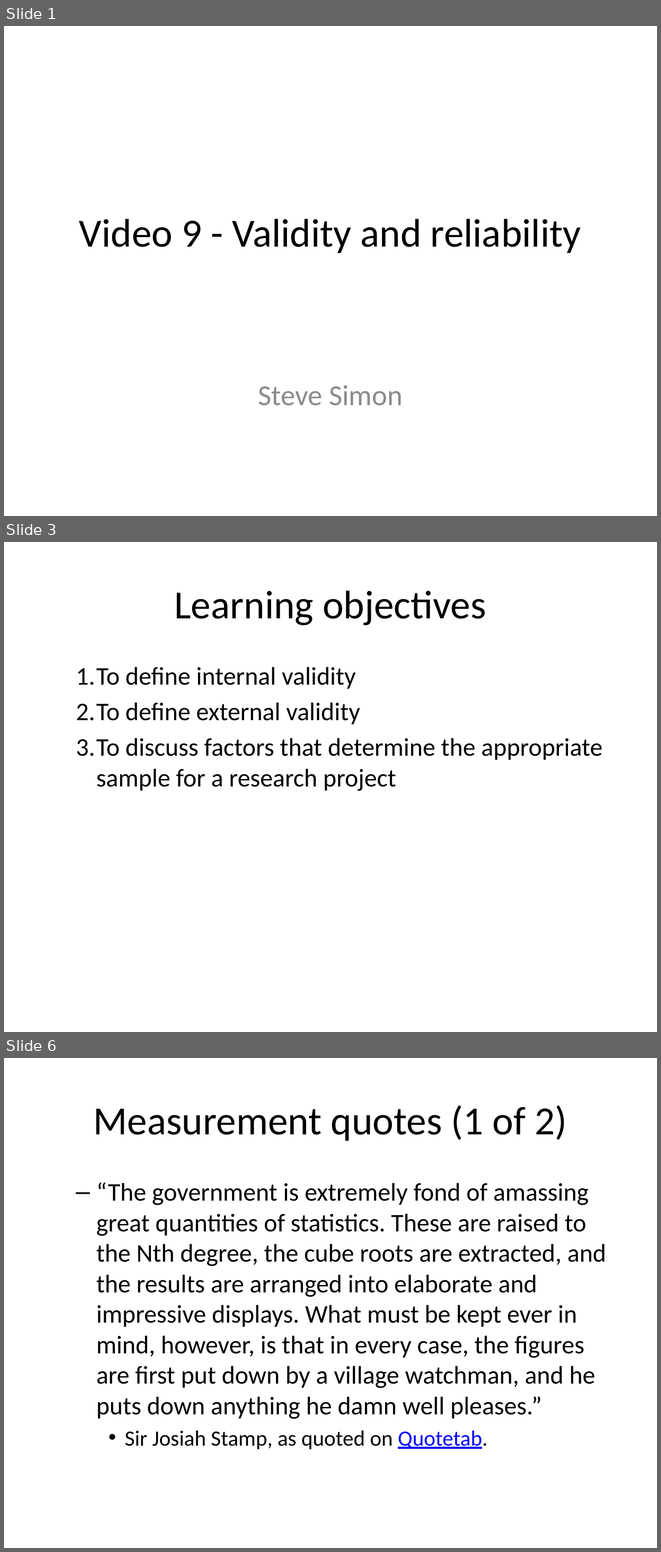
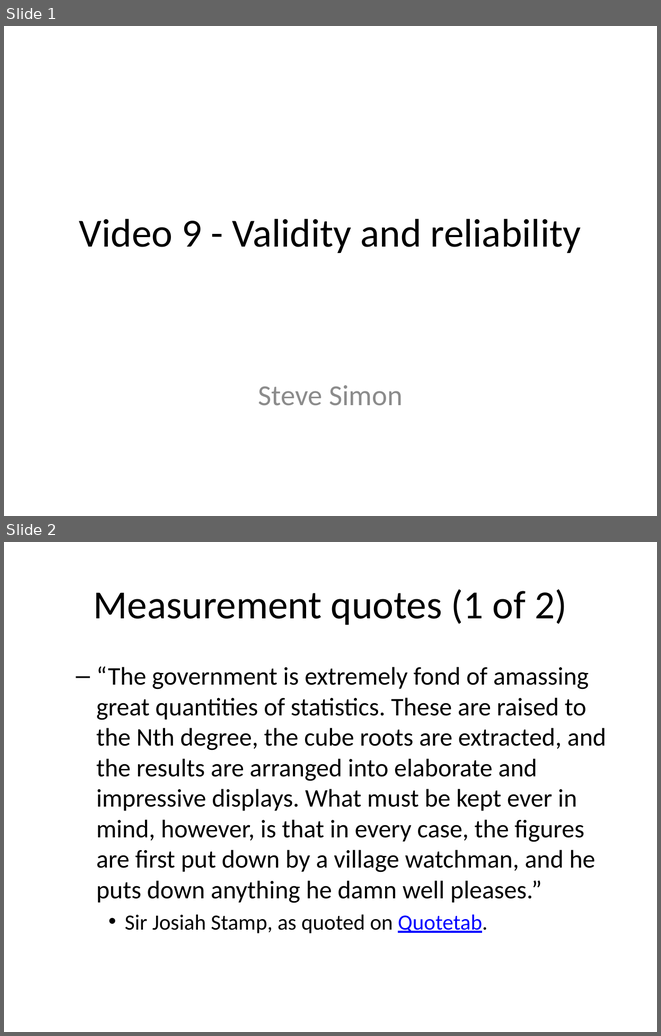
Before and after one commit to classes-medb/5510, a slide deck: src/video-09-validity.pptx. Shown one above the other, each under a label of ours: slides 1, 3 and 6 before the commit, slides 1 and 2 after it; the slides between them are not shown. The pictures are 661x1552 and 661x1036 pixels, drawn with LibreOffice and Linux fonts; fonts in the diff are those of the drawing. Boxes give left, top, right and bottom in pixels: in the first picture for what was removed or moved away, otherwise in the second. Text is boxed around its words. In the diff, an @@ line names an element or a change of style, - is before the commit and + after.

```diff
--- a/src/video-09-validity.pptx
+++ b/src/video-09-validity.pptx
@@ slide 3 removed at <box>4,542,657,1032</box>, background #FFFFFF @@
@@ title removed at <box>174,590,486,625</box> @@
-Learning objectives
@@ text removed at <box>76,667,602,791</box> @@
-  1. To define internal validity
-  2. To define external validity
-  3. To discuss factors that determine the appropriate sample for a research project
@@ what was slide 6 is now slide 2 @@
```
Also in this commit, not shown: 5 slides changed, 3 slides added, 4 other slides removed, 4 other files.
